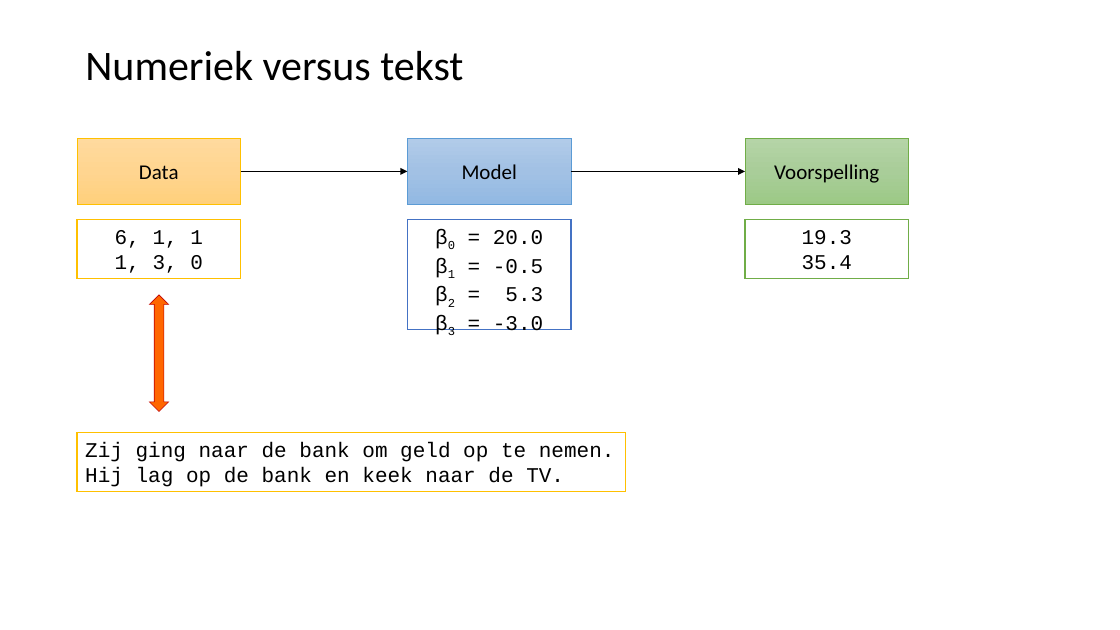
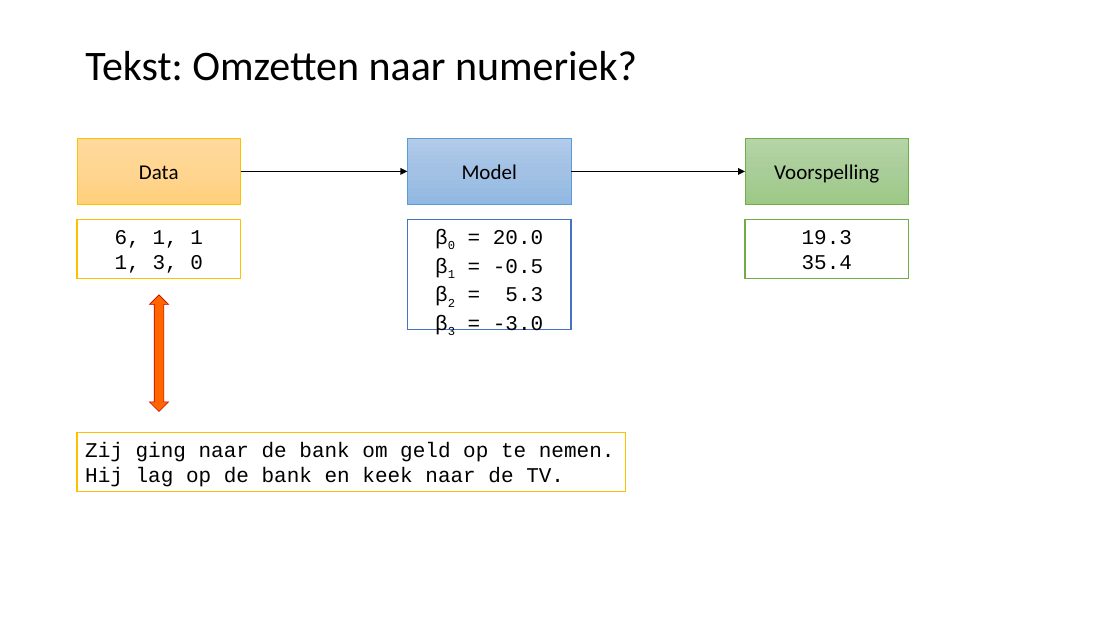
Before and after one commit to LFKoning/knowledge-sharing, a slide deck: slide 5 of python_trainees/5_nlp/python_traineeship_5.pptx. Drawn at 1120x630 pixels with LibreOffice and Linux fonts; fonts in the diff are those of the drawing. Boxes give left, top, right and bottom in pixels: in the first picture for what was removed or moved away, otherwise in the second. Text is boxed around its words. In the diff, an @@ line names an element or a change of style, - is before the commit and + after.

```diff
--- a/python_trainees/5_nlp/python_traineeship_5.pptx
+++ b/python_trainees/5_nlp/python_traineeship_5.pptx
@@ title at <box>85,51,637,81</box>: text changed @@
-Numeriek versus tekst
+Tekst: Omzetten naar numeriek?
```
Also in this commit, not shown: 18 other slides changed, 2 slides removed, 1 other file.
